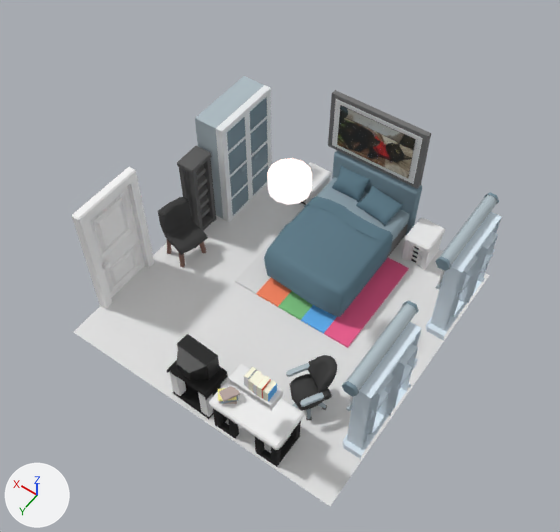
The Blender file design/gameboy-room.blend: old version first, new version second.
The view is the same before and after, from a camera (50 mm lens) standing at (-5.14, 7.48, 12.46) and looking at (-0.04, 0.33, 1.22). The lights are fixed; the arrows at lower left show +X, +Y and +Z.

Objects in the first picture: 'Plane.002', 'interior.003', 'interior.040', 'interior.048', 'interior.097', 'interior.131', 'interior.172', 'interior.191', 'room.002', 'room.390', 'room.413', 'room.470'.
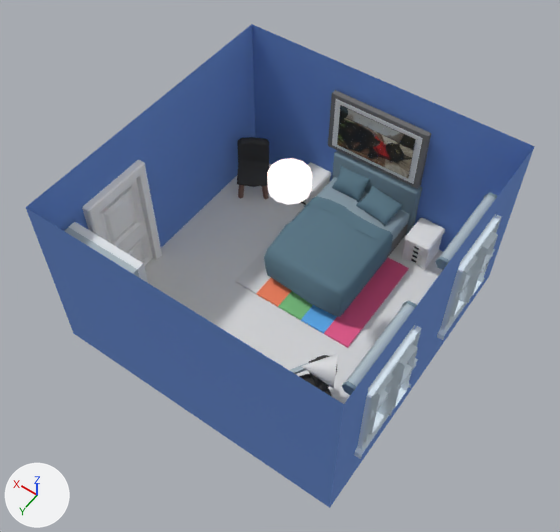
Pixel boxes [x1, y1, x2, y2] of what changed, in the pictures (560 x 532 px):
'Plane', shown (blue)
    after: [26, 24, 535, 508]
'interior.131', moved, turned
    before: [195, 76, 272, 222]
    after: [65, 222, 148, 283]
'room.470', moved
    before: [72, 167, 154, 309]
    after: [82, 160, 162, 266]
'interior.040', moved, turned
    before: [158, 197, 208, 267]
    after: [237, 137, 269, 199]
'interior.172', moved, turned (not visible afterwards)
    before: [177, 146, 216, 231]
'Cone.001', added
    after: [301, 354, 338, 389]
'interior.191', unchanged, covered by the edit
    before: [209, 380, 304, 467]
'interior.097', unchanged, covered by the edit
    before: [286, 355, 338, 420]
    after: [289, 355, 338, 396]
'interior.099', unchanged, covered by the edit
    before: [167, 360, 228, 420]
'interior.044', unchanged, covered by the edit
    before: [176, 334, 220, 380]

The edits, one by one:
Mesh me_cone_001 is new.
It is a 32-sided cone pointing to +y spanning x -0.305..0.305, y -0.305..0.305, z -0.305..0.305.
Object 'Plane' (ob_plane) is now shown.
Object 'interior.131' (ob_interior_131) moves from (2.37, -1.82, 0.9) to (2.16, 2.34, 0.9).
Object 'interior.131' (ob_interior_131) turns from (0, 0, -180) to (0, 0, -90) degrees about x, y and z.
Object 'interior.172' (ob_interior_172) moves from (2.77, -0.66, 0.64) to (1.0, 2.74, 0.64).
Object 'interior.172' (ob_interior_172) turns from (0, 0, -180) to (0, 0, -90) degrees about x, y and z.
Object 'room.470' (ob_room_470) moves from (2.97, 1.59, 0.91) to (2.97, 1.35, 0.91).
Object 'interior.040' (ob_interior_040) moves from (2.56, 0.15, 0.23) to (2.46, -2.16, 0.23).
Object 'interior.040' (ob_interior_040) turns from (0, 0, -193) to (0, 0, -237) degrees about x, y and z.
Object 'Cone.001' (ob_cone_001) is new; it shows me_cone_001.
Its location is (-1.68, 1.49, 0.76).
Its rotation in degrees is (0, 0, -64).
